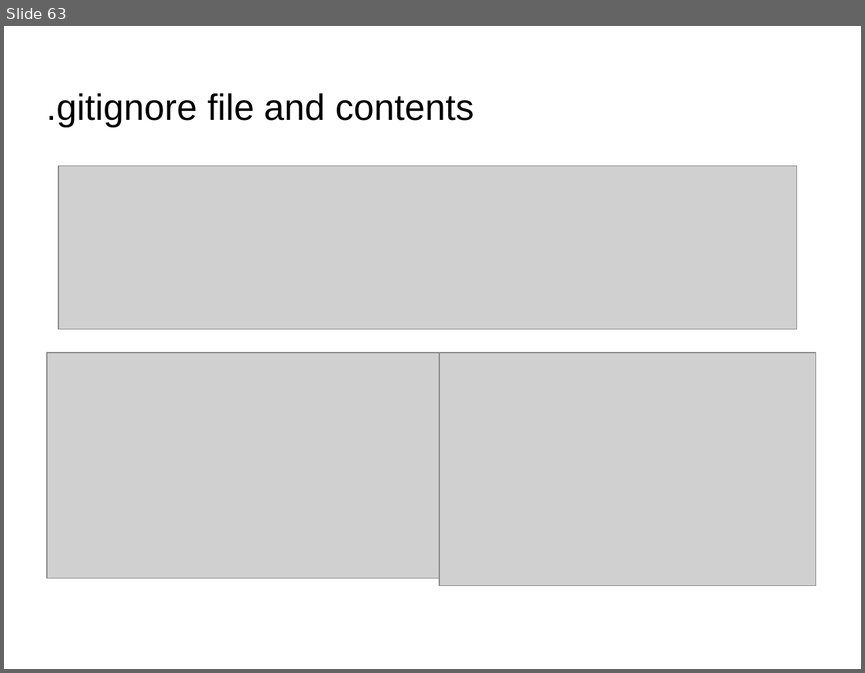
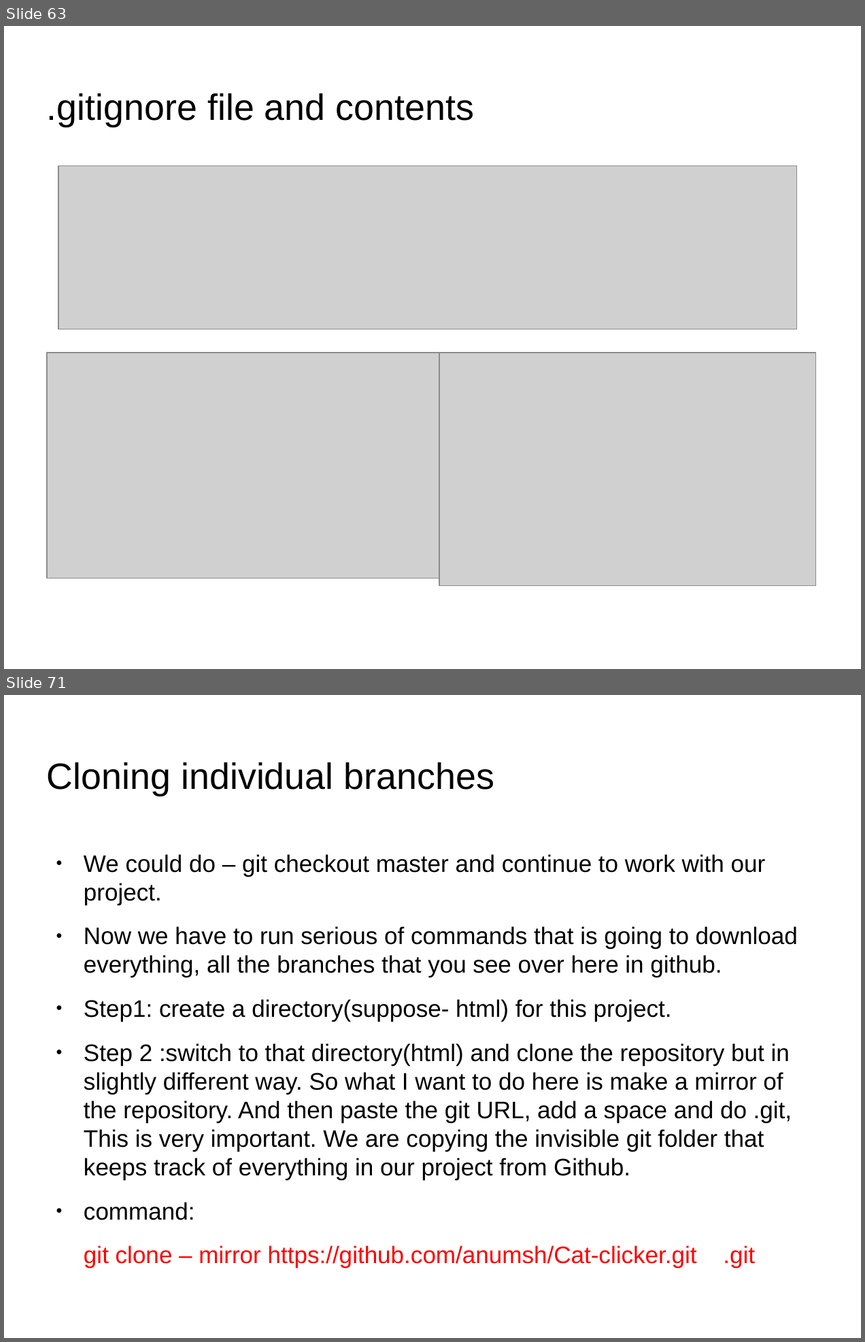
Before and after one commit to anumsh/Learning-Git-and-Github, a slide deck: git_and_GitHub.odp. Shown one above the other, each under a label of ours: slide 63 before the commit, slides 63 and 71 after it; the slides between them are not shown. The pictures are 865x673 and 865x1342 pixels, drawn with LibreOffice and Linux fonts; fonts in the diff are those of the drawing; grey boxes stand for pictures; background and template pictures are left out. Boxes give left, top, right and bottom in pixels: in the first picture for what was removed or moved away, otherwise in the second. Text is boxed around its words. In the diff, an @@ line names an element or a change of style, - is before the commit and + after.

Commit message:
feat: Cloning individual Branches

```diff
--- a/git_and_GitHub.odp
+++ b/git_and_GitHub.odp
@@ slide 71 added at box(4, 695, 861, 1338), background picture (left out) @@
@@ title added at box(47, 762, 494, 796), 33.9 pt, text #000000 @@
+Cloning individual branches
@@ text added at box(84, 854, 798, 1220), 22.1 pt, text #000000 @@
+● We could do – git checkout master and continue to work with our project.
+● Now we have to run serious of commands that is going to download everything, all the branches that you see over here in github.
+● Step1: create a directory(suppose- html) for this project.
+● Step 2 :switch to that directory(html) and clone the repository but in slightly different way. So what I want to do here is make a mirror of the repository. And then paste the git URL, add a space and do .git, This is very important. We are copying the invisible git folder that keeps track of everything in our project from Github.
+● command:
+git clone – mirror https://github.com/anumsh/Cat-clicker.git .git
```
Also in this commit, not shown: 1 slide changed, 9 other slides added, 3 other files.
